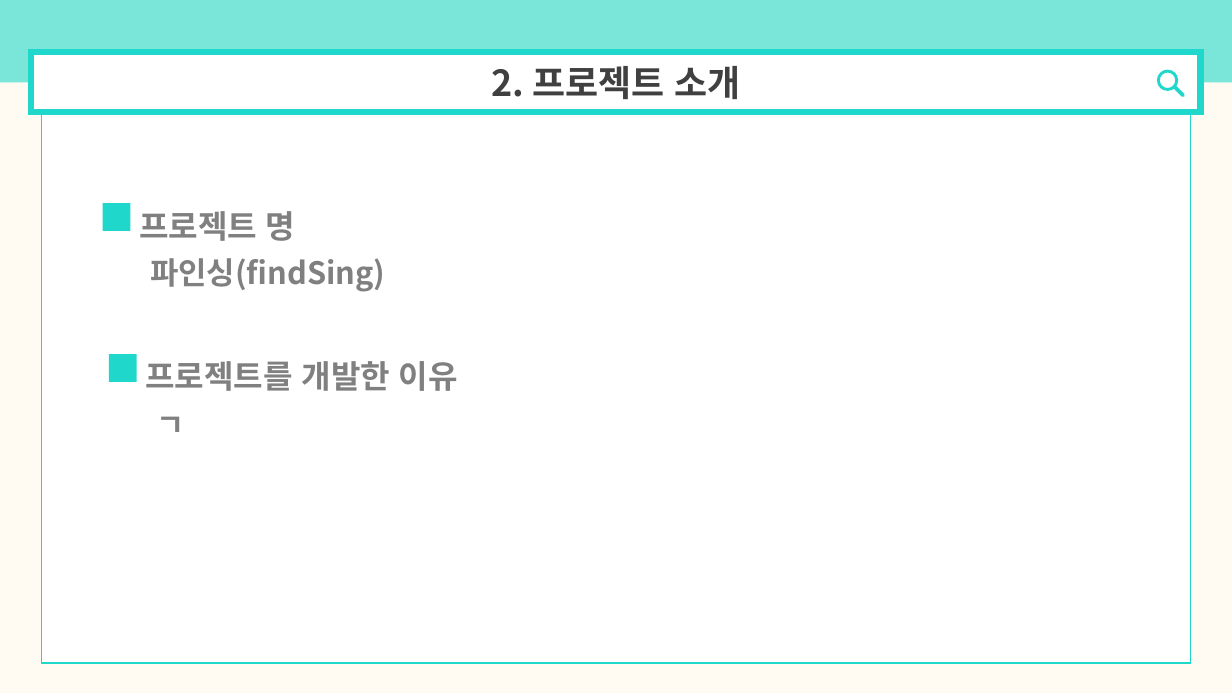
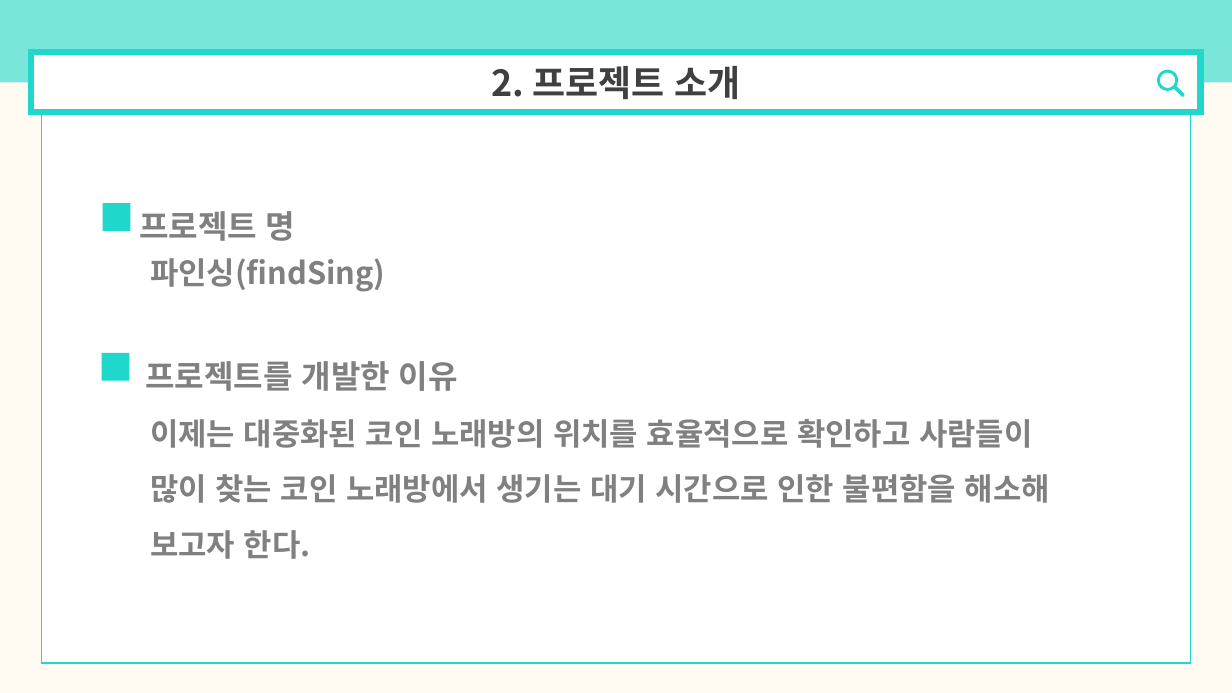
Before and after one commit to dasoopark/Coin-Karaoke-Room-Reservation-System, a slide deck: slide 4 of 제안서.pptx. Drawn at 1232x693 pixels with LibreOffice and Linux fonts; fonts in the diff are those of the drawing. Boxes give left, top, right and bottom in pixels: in the first picture for what was removed or moved away, otherwise in the second. Text is boxed around its words. In the diff, an @@ line names an element or a change of style, - is before the commit and + after.

```diff
--- a/제안서.pptx
+++ b/제안서.pptx
@@ rectangle: place and size @@
-rectangle at bbox=[109, 354, 137, 382]
+rectangle at bbox=[102, 353, 129, 381]
@@ text added at bbox=[150, 419, 1050, 559], 24 pt, text #808080, bold @@
+이제는 대중화된 코인 노래방의 위치를 효율적으로 확인하고 사람들이
+많이 찾는 코인 노래방에서 생기는 대기 시간으로 인한 불편함을 해소해 보고자 한다.
@@ text removed at bbox=[156, 416, 184, 432] @@
-ㄱ
```
Also in this commit, not shown: 1 other slide changed.
